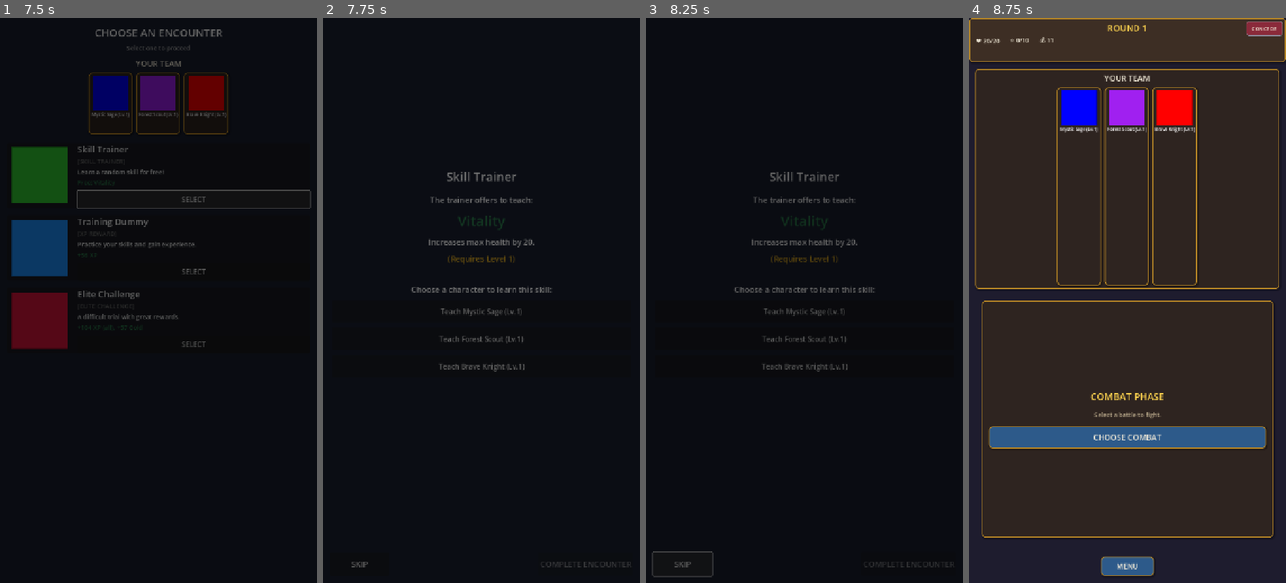
Above: before the commit, frames 1-4 (left to right).
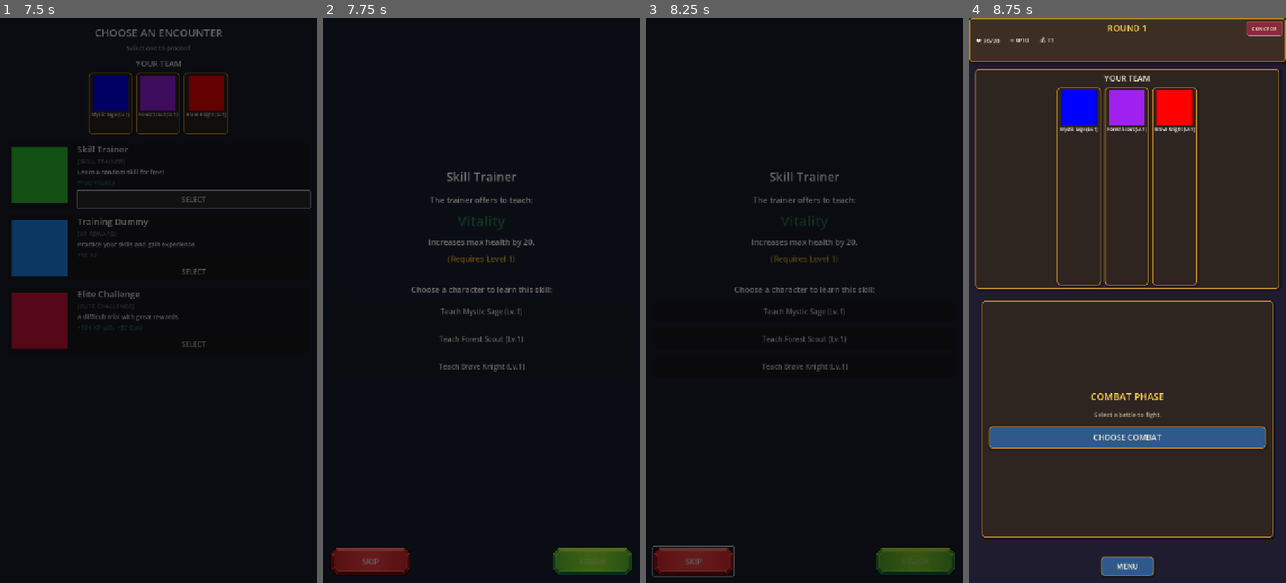
Above: after the commit, the same moments.

Repository: glenncj3/six-strong
Game: Godot game, scene res://scenes/main.tscn
Two runs of this game, one before a commit and one after it. Both use one fixed random seed, a clock stepped at 60 frames per second and the inputs below.
Inputs (mouse positions are in pixels of both pictures, inside the frame that each line leads up to):
- Up to frame 1 (7.5 s): click "PLAY" at 0.5 s; tap Enter at 1.25 s; move the mouse to (228, 272) at 1.27 s; hold D 1.28-2 s; tap G at 1.35 s; click (228, 272) at 1.42 s; click "SELECT" at 2 s; click "SELECT" at 2.75 s; click "SELECT" at 3.5 s; click "START RUN" at 4.25 s; move the mouse to (110, 187) at 5.02 s; tap X at 5.1 s; click (110, 187) at 5.17 s; click "CHOOSE ENCOUNTER" at 5.75 s; move the mouse to (110, 102) at 6.52 s; hold D 6.53-7.25 s; tap L at 6.6 s; click (110, 102) at 6.67 s; click "SELECT" at 7.25 s
- Up to frame 2 (7.75 s): no input
- Up to frame 3 (8.25 s): click "SKIP" at 8 s
- Up to frame 4 (8.75 s): no input

Frame 1 is identical in both runs. In frame 2, 2.4% of the frame differs, in the area x 2-98%, y 93-99%; in frame 3, 2.5%, in the area x 1-98%, y 93-99%; in frame 4, nothing differs.

Commit message:
scene finishing buttons

Diff:
--- a/auto-battle-journey/scenes/ui/encounter_execute.tscn
+++ b/auto-battle-journey/scenes/ui/encounter_execute.tscn
@@ -1,6 +1,54 @@
-[gd_scene load_steps=2 format=3 uid="uid://encounter_execute1"]
+[gd_scene load_steps=10 format=3 uid="uid://encounter_execute1"]
 
 [ext_resource type="Script" uid="uid://encounter_exe_s1" path="res://scenes/ui/encounter_execute.gd" id="1_script"]
+[ext_resource type="Texture2D" path="res://assets/ui/buttons/Button_Rectangle_01_Convex_Red.png" id="2_skip_btn"]
+[ext_resource type="Texture2D" path="res://assets/ui/buttons/Button_Rectangle_01_Convex_Green.png" id="3_finish_btn"]
+
+[sub_resource type="StyleBoxTexture" id="StyleBoxTexture_skip_normal"]
+texture = ExtResource("2_skip_btn")
+texture_margin_left = 32.0
+texture_margin_top = 20.0
+texture_margin_right = 32.0
+texture_margin_bottom = 20.0
+
+[sub_resource type="StyleBoxTexture" id="StyleBoxTexture_skip_hover"]
+texture = ExtResource("2_skip_btn")
+texture_margin_left = 32.0
+texture_margin_top = 20.0
+texture_margin_right = 32.0
+texture_margin_bottom = 20.0
+modulate_color = Color(1.2, 1.2, 1.2, 1)
+
+[sub_resource type="StyleBoxTexture" id="StyleBoxTexture_skip_pressed"]
+texture = ExtResource("2_skip_btn")
+texture_margin_left = 32.0
+texture_margin_top = 20.0
+texture_margin_right = 32.0
+texture_margin_bottom = 20.0
+modulate_color = Color(0.8, 0.8, 0.8, 1)
+
+[sub_resource type="StyleBoxTexture" id="StyleBoxTexture_finish_normal"]
+texture = ExtResource("3_finish_btn")
+texture_margin_left = 32.0
+texture_margin_top = 20.0
+texture_margin_right = 32.0
+texture_margin_bottom = 20.0
+
+[sub_resource type="StyleBoxTexture" id="StyleBoxTexture_finish_hover"]
+texture = ExtResource("3_finish_btn")
+texture_margin_left = 32.0
+texture_margin_top = 20.0
+texture_margin_right = 32.0
+texture_margin_bottom = 20.0
+modulate_color = Color(1.2, 1.2, 1.2, 1)
+
+[sub_resource type="StyleBoxTexture" id="StyleBoxTexture_finish_pressed"]
+texture = ExtResource("3_finish_btn")
+texture_margin_left = 32.0
+texture_margin_top = 20.0
+texture_margin_right = 32.0
+texture_margin_bottom = 20.0
+modulate_color = Color(0.8, 0.8, 0.8, 1)
 
 [node name="EncounterExecute" type="Control"]
 layout_mode = 3
@@ -53,11 +101,15 @@
 anchor_bottom = 1.0
 offset_left = 16.0
 offset_top = -70.0
-offset_right = 150.0
+offset_right = 200.0
 offset_bottom = -16.0
 grow_horizontal = 1
 grow_vertical = 0
 theme_override_font_sizes/font_size = 18
+theme_override_styles/normal = SubResource("StyleBoxTexture_skip_normal")
+theme_override_styles/hover = SubResource("StyleBoxTexture_skip_hover")
+theme_override_styles/pressed = SubResource("StyleBoxTexture_skip_pressed")
+theme_override_styles/disabled = SubResource("StyleBoxTexture_skip_normal")
 text = "SKIP"
 
 [node name="CompleteButton" type="Button" parent="."]
@@ -74,5 +126,9 @@
 grow_horizontal = 0
 grow_vertical = 0
 theme_override_font_sizes/font_size = 18
+theme_override_styles/normal = SubResource("StyleBoxTexture_finish_normal")
+theme_override_styles/hover = SubResource("StyleBoxTexture_finish_hover")
+theme_override_styles/pressed = SubResource("StyleBoxTexture_finish_pressed")
+theme_override_styles/disabled = SubResource("StyleBoxTexture_finish_normal")
 disabled = true
-text = "COMPLETE ENCOUNTER"
+text = "FINISH"
Binary file added: auto-battle-journey/assets/ui/buttons/Button_Rectangle_01_Convex_Green.png
Not shown, added: auto-battle-journey/assets/ui/buttons/Button_Rectangle_01_Convex_Green.png.import
Binary file added: auto-battle-journey/assets/ui/buttons/Button_Rectangle_01_Convex_Red.png
Not shown, added: auto-battle-journey/assets/ui/buttons/Button_Rectangle_01_Convex_Red.png.import
